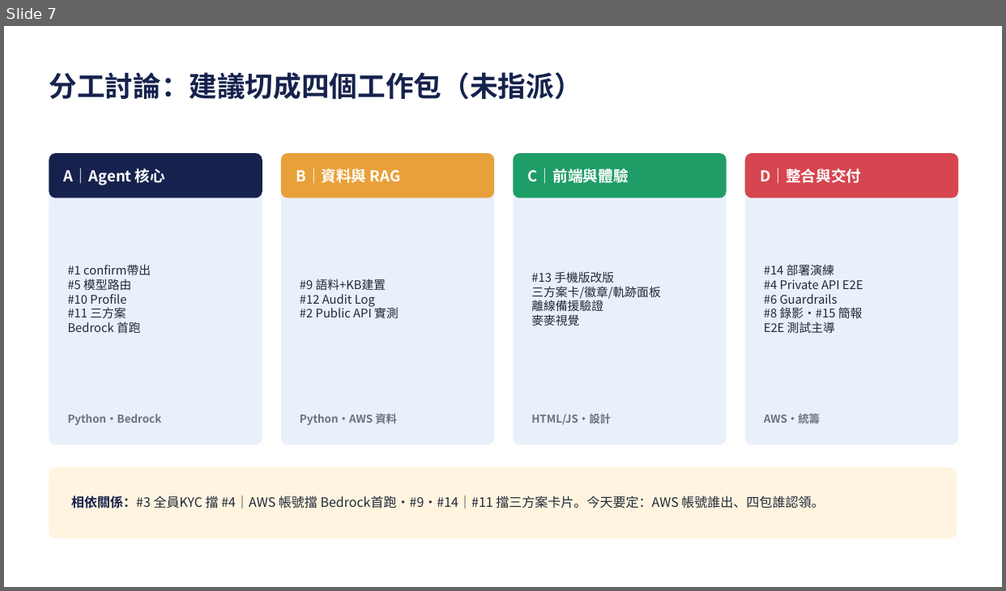
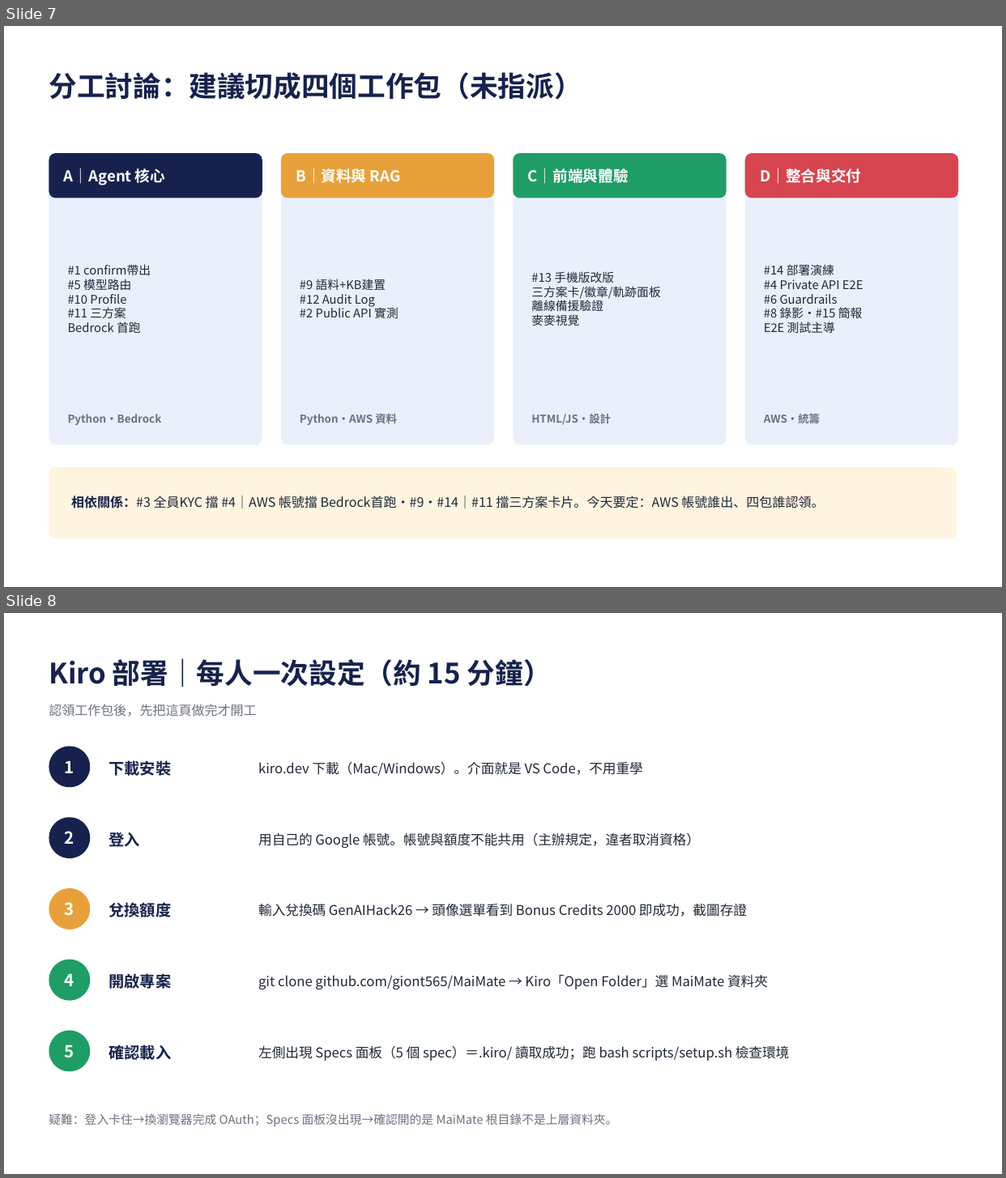
Before and after one commit to giont565/MaiMate, a slide deck: docs/工作項目狀態.pptx. Shown one above the other, each under a label of ours: slide 7 before the commit, slides 7 and 8 after it. The pictures are 1006x591 and 1006x1178 pixels, drawn with LibreOffice and Linux fonts; fonts in the diff are those of the drawing. Boxes give left, top, right and bottom in pixels: in the first picture for what was removed or moved away, otherwise in the second. Text is boxed around its words. In the diff, an @@ line names an element or a change of style, - is before the commit and + after.

```diff
--- a/docs/工作項目狀態.pptx
+++ b/docs/工作項目狀態.pptx
@@ slide 8 added at [4,613,1002,1174], background #FFFFFF @@
@@ text added at [49,658,552,687], 27 pt, text #16224D, bold @@
+Kiro 部署｜每人一次設定（約 15 分鐘）
@@ text added at [49,704,256,717], 12.5 pt, text #6B7280 @@
+認領工作包後，先把這頁做完才開工
@@ ellipse added at [49,747,90,787], fill #16224D @@
@@ text added at [65,760,74,773], 16 pt, text #FFFFFF, bold @@
+1
@@ text added at [108,760,171,776], 15 pt, text #16224D, bold @@
+下載安裝
@@ text added at [258,762,642,776], 13 pt, text #1F2937 @@
+kiro.dev 下載（Mac/Windows）。介面就是 VS Code，不用重學
@@ ellipse added at [49,817,90,858], fill #16224D @@
@@ text added at [65,831,74,844], 16 pt, text #FFFFFF, bold @@
+2
@@ text added at [108,833,139,847], 15 pt, text #16224D, bold @@
+登入
@@ text added at [258,833,700,848], 13 pt, text #1F2937 @@
+用自己的 Google 帳號。帳號與額度不能共用（主辦規定，違者取消資格）
@@ ellipse added at [49,888,90,930], fill #E8A13A @@
@@ text added at [65,902,74,916], 16 pt, text #FFFFFF, bold @@
+3
@@ text added at [108,902,171,918], 15 pt, text #16224D, bold @@
+兌換額度
@@ text added at [258,904,747,917], 13 pt, text #1F2937 @@
+輸入兌換碼 GenAIHack26 → 頭像選單看到 Bonus Credits 2000 即成功，截圖存證
@@ ellipse added at [49,960,90,1001], fill #1F9D66 @@
@@ text added at [65,973,74,986], 16 pt, text #FFFFFF, bold @@
+4
@@ text added at [108,973,171,989], 15 pt, text #16224D, bold @@
+開啟專案
@@ text added at [258,975,768,990], 13 pt, text #1F2937 @@
+git clone github.com/giont565/MaiMate → Kiro「Open Folder」選 MaiMate 資料夾
@@ ellipse added at [49,1031,90,1072], fill #1F9D66 @@
@@ text added at [65,1045,74,1059], 16 pt, text #FFFFFF, bold @@
+5
@@ text added at [108,1045,171,1060], 15 pt, text #16224D, bold @@
+確認載入
@@ text added at [258,1046,790,1061], 13 pt, text #1F2937 @@
+左側出現 Specs 面板（5 個 spec）＝.kiro/ 讀取成功；跑 bash scripts/setup.sh 檢查環境
@@ text added at [49,1114,618,1127], 11.5 pt, text #6B7280 @@
+疑難：登入卡住→換瀏覽器完成 OAuth；Specs 面板沒出現→確認開的是 MaiMate 根目錄不是上層資料夾。
```
Also in this commit, not shown: 3 other slides added, 1 other file.
